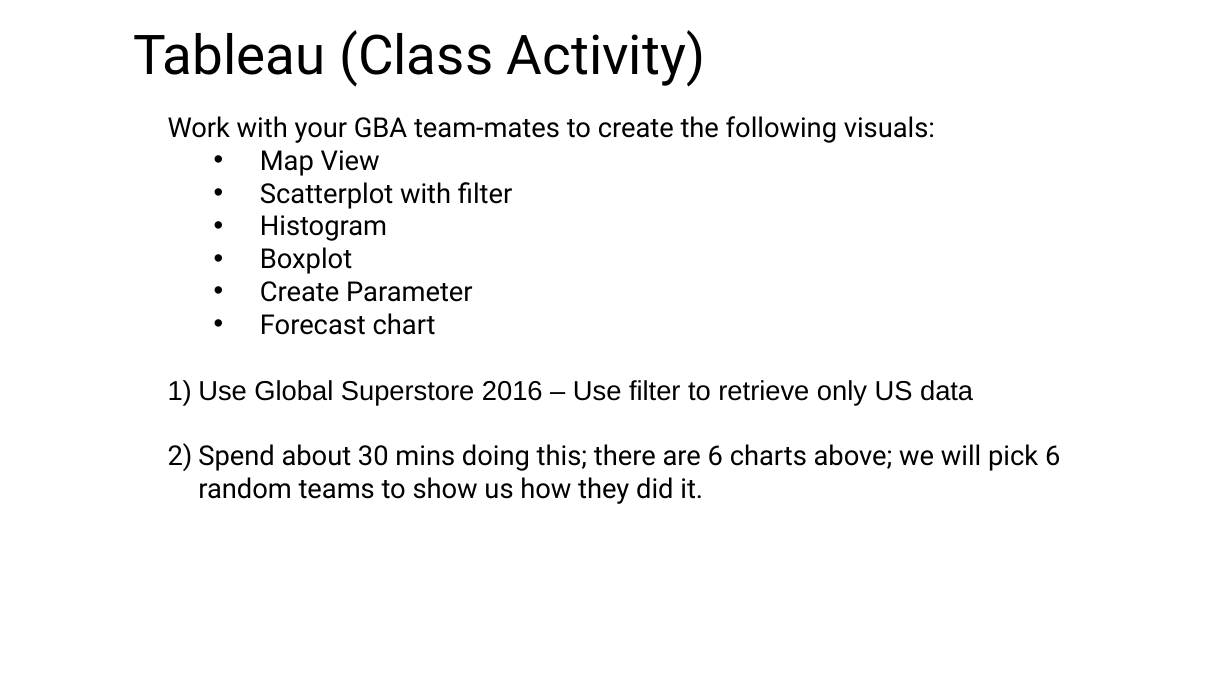
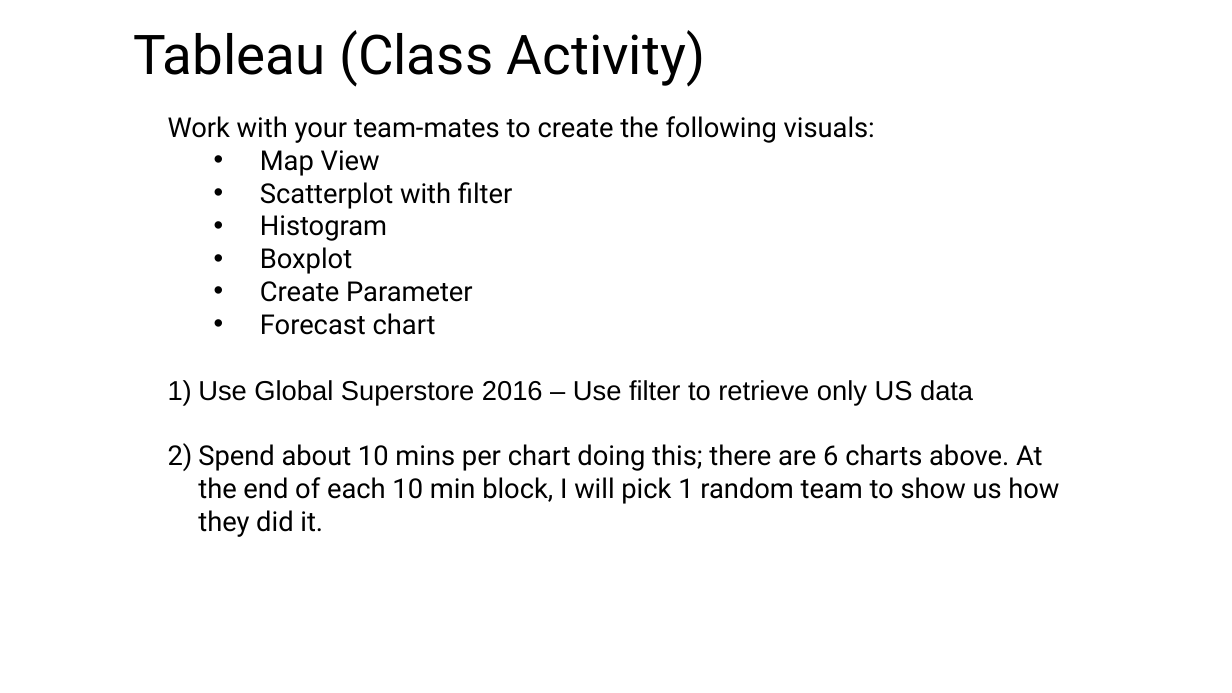
Before and after one commit to munishkumar-gh/munishkumar-gh.github.io, a slide deck: slide 31 of SuSS/2022_ANL201_Viz_Biz/3_Lecture/ANL201 Study Unit 5_2022 - Lecturer.pptx. Drawn at 1232x693 pixels with LibreOffice and Linux fonts; fonts in the diff are those of the drawing; background and template pictures are left out. Boxes give left, top, right and bottom in pixels: in the first picture for what was removed or moved away, otherwise in the second. Text is boxed around its words. In the diff, an @@ line names an element or a change of style, - is before the commit and + after.

```diff
--- a/SuSS/2022_ANL201_Viz_Biz/3_Lecture/ANL201 Study Unit 5_2022 - Lecturer.pptx
+++ b/SuSS/2022_ANL201_Viz_Biz/3_Lecture/ANL201 Study Unit 5_2022 - Lecturer.pptx
@@ text at (x1=168, y1=116, x2=875, y2=143): text changed @@
-Work with your GBA team-mates to create the following visuals:
+Work with your team-mates to create the following visuals:
@@ text at (x1=198, y1=444, x2=1059, y2=537): text changed @@
-2) Spend about 30 mins doing this; there are 6 charts above; we will pick 6 random teams to show us how they did it.
+2) Spend about 10 mins per chart doing this; there are 6 charts above. At the end of each 10 min block, I will pick 1 random team to show us how they did it.
```
Also in this commit, not shown: 2 other files.
